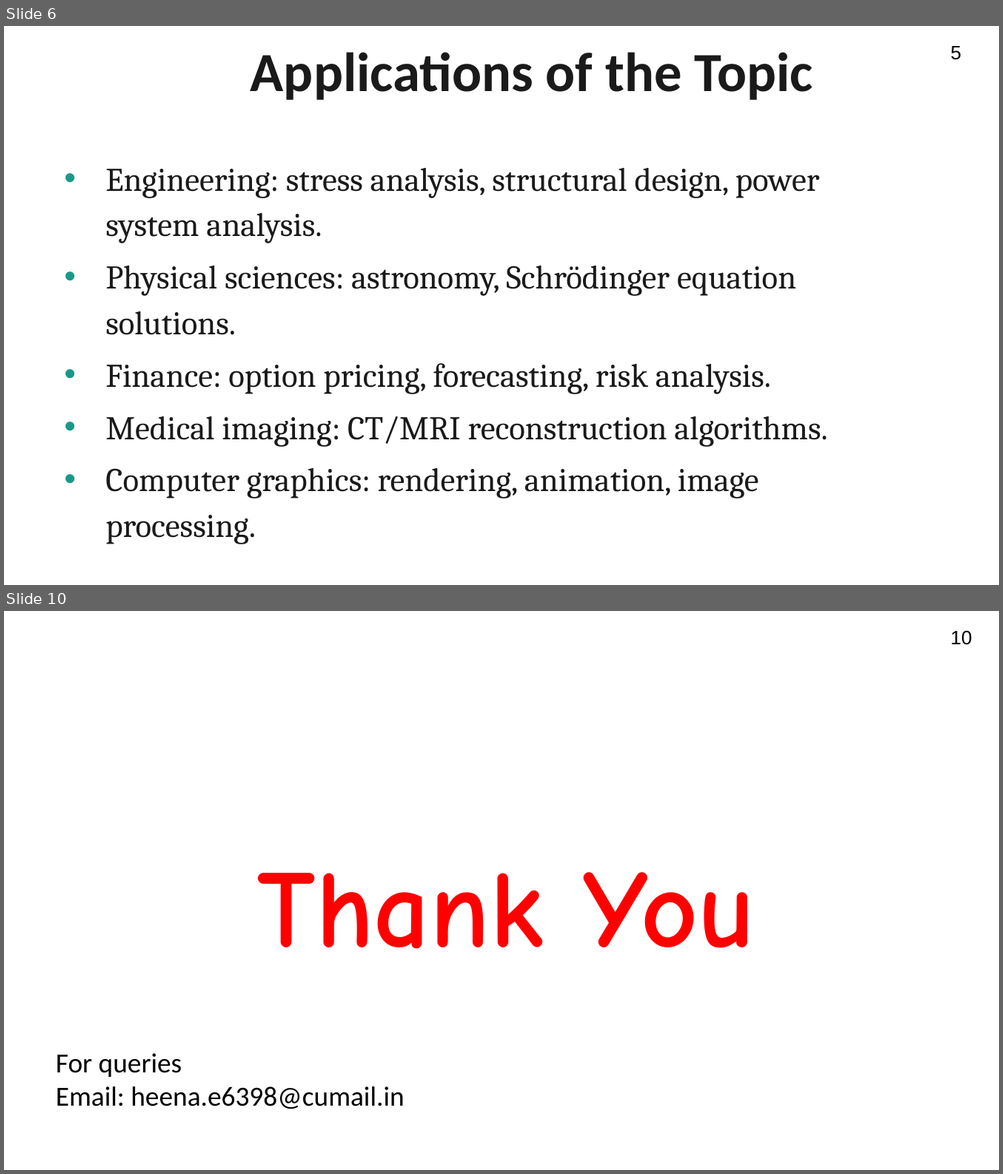
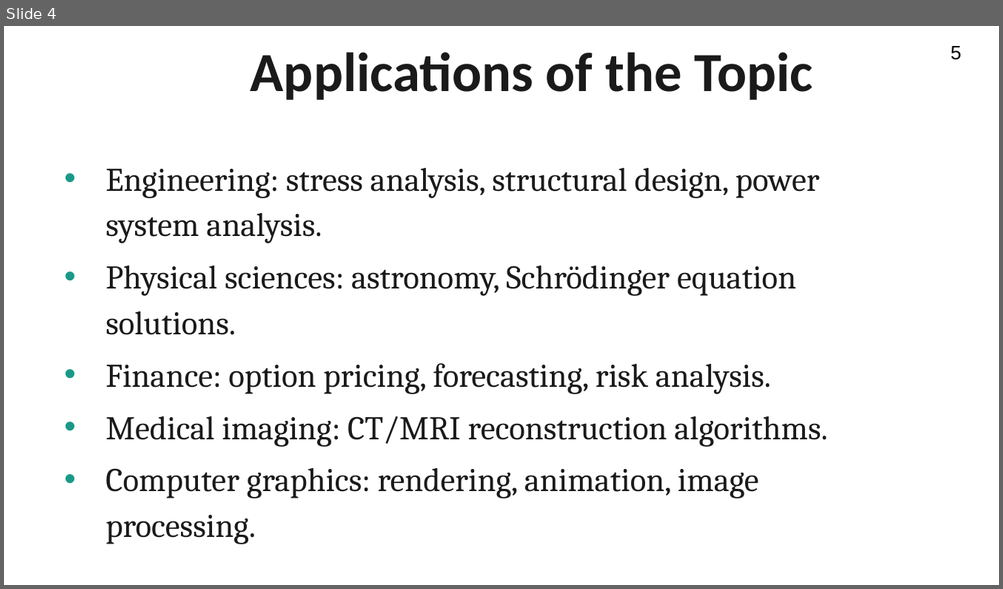
Before and after one commit to Shashankesi/Numerical_Methods, a slide deck: PPT/Unit-1/PPT - Lecture 1.1 .pptx. Shown one above the other, each under a label of ours: slides 6 and 10 before the commit, slide 4 after it; the slides between them are not shown. The pictures are 1003x1174 and 1003x589 pixels, drawn with LibreOffice and Linux fonts; fonts in the diff are those of the drawing; background and template pictures are left out. Boxes give left, top, right and bottom in pixels: in the first picture for what was removed or moved away, otherwise in the second. Text is boxed around its words. In the diff, an @@ line names an element or a change of style, - is before the commit and + after.

```diff
--- a/PPT/Unit-1/PPT - Lecture 1.1 .pptx
+++ b/PPT/Unit-1/PPT - Lecture 1.1 .pptx
@@ slide 10 removed at (4,611,999,1170), background #FFFFFF @@
@@ text removed at (950,630,972,645) @@
-10
@@ text removed at (258,872,755,949) @@
-Thank You
@@ text removed at (56,1054,404,1110) @@
-For queries
-Email: heena.e6398@cumail.in
@@ what was slide 6 is now slide 4 @@
```
Also in this commit, not shown: 5 other slides removed, 1 other file.
